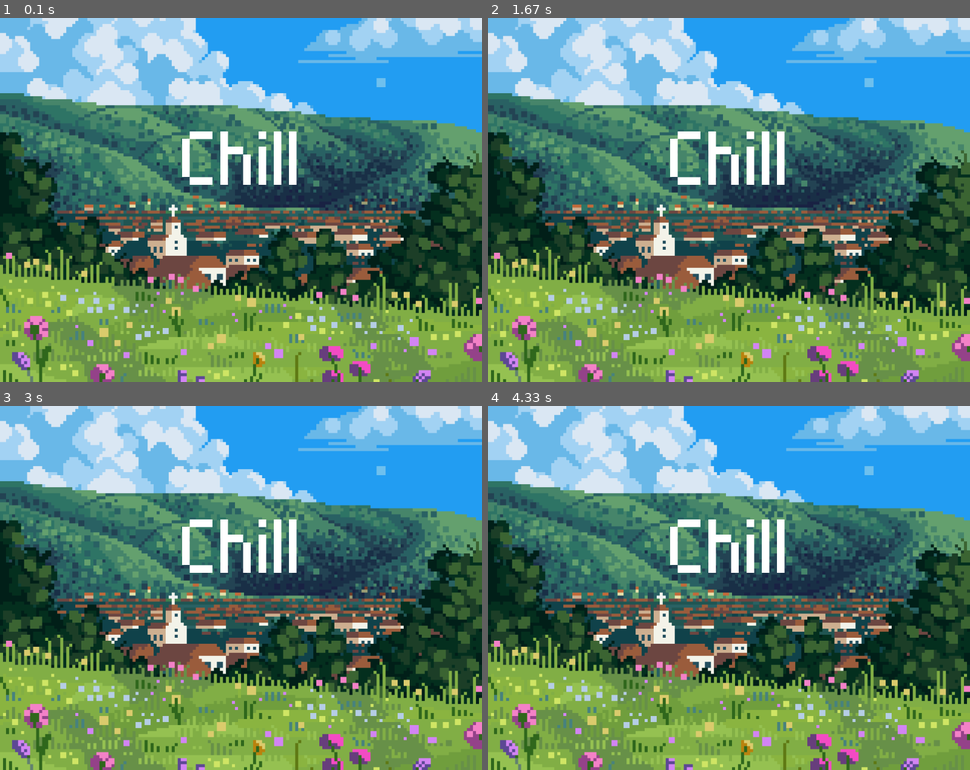
Above: before the commit, frames 1-4 (two rows, left to right).
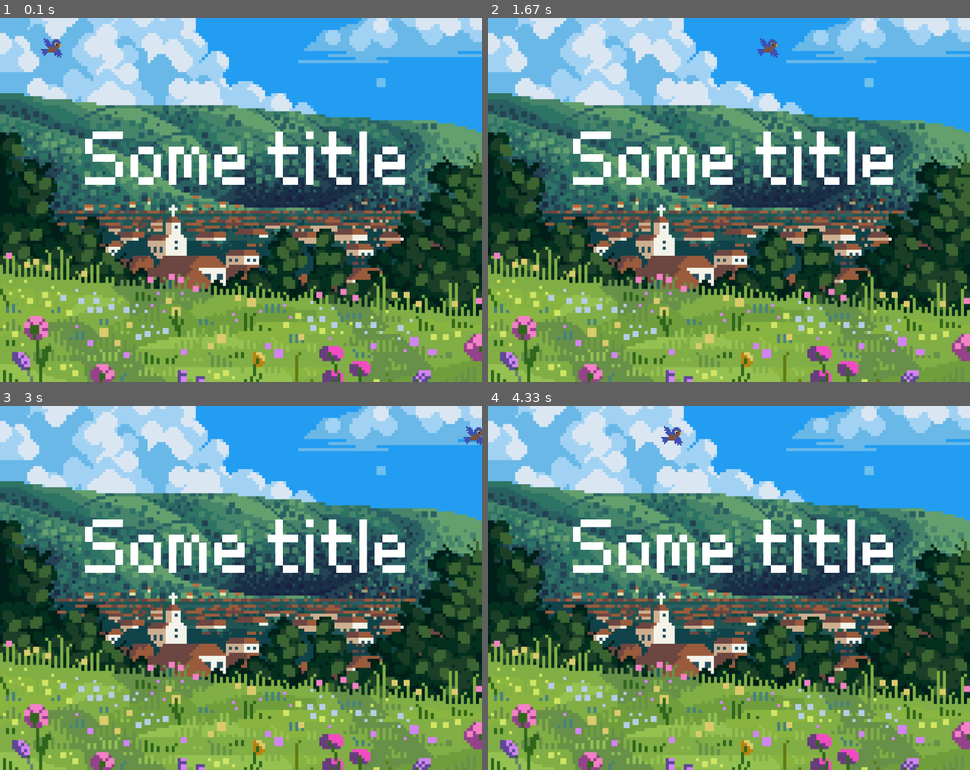
Above: after the commit, the same moments.

Repository: tthandor/pygames
Game: pygame game, started from Tutorial/tutorials.py
Two runs of this game, one before a commit and one after it. Both use one fixed random seed, a clock stepped at 60 frames per second and the inputs below.
Inputs:
- Up to frame 1 (0.1 s): no input
- Up to frame 2 (1.67 s): no input
- Up to frame 3 (3 s): no input
- Up to frame 4 (4.33 s): no input

The runs differ from the first frame. In frame 1, 4.0% of the frame differs, in the area x 8-85%, y 5-46%; in frame 2, 4.0%; in frame 3, 4.0%; in frame 4, 4.0%.

Commit message:
add bird

Diff:
--- a/Tutorial/tutorials.py
+++ b/Tutorial/tutorials.py
@@ -10,8 +10,13 @@
 w = 100
 h = 200
 
-background_surface = pygame.image.load("Images/cep.png")
-text_surface = test_font.render('Chill', True, 'White')
+text_surface = test_font.render('Some title', True, 'White')
+
+background_surface = pygame.image.load("Images/cep.png").convert()
+
+bird_surface = pygame.image.load("Images/bird.png").convert_alpha()
+bird_x = 30
+bird_y = 30
 
 while True:
     for event in pygame.event.get():
@@ -20,7 +25,11 @@
             exit()  # needed as when we close the game, we want to end the while loop as well
 
     screen.blit(background_surface, (0, 0))
-    screen.blit(text_surface, (300, 150))
+    bird_x += 4
+    if bird_x > 794:
+        bird_x = 0
+    screen.blit(bird_surface, (bird_x, bird_y))
+    screen.blit(text_surface, (140, 150))
 
     pygame.display.update()
     clock.tick(60)
Binary file added: Tutorial/Images/bird.png
